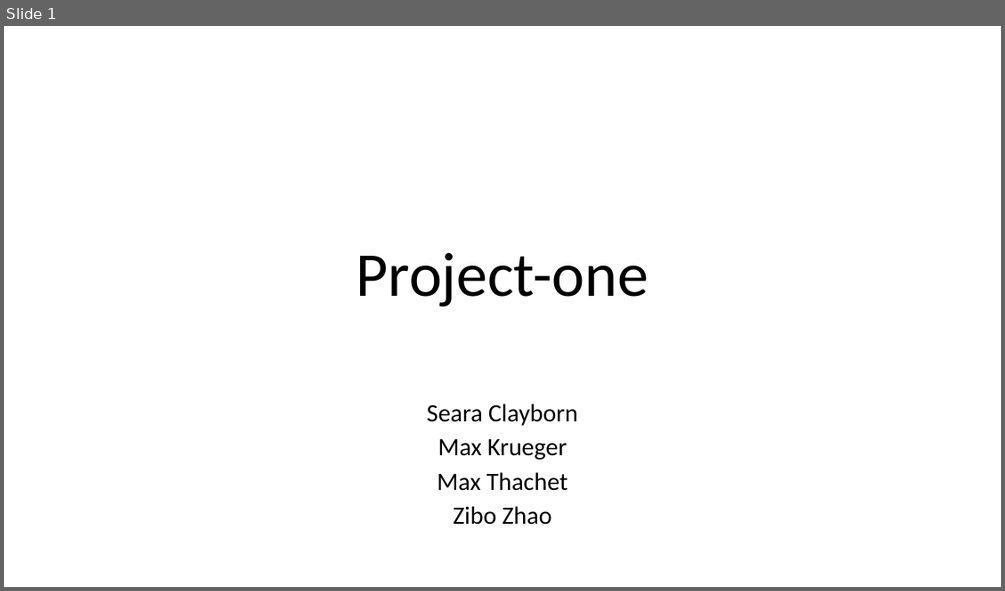
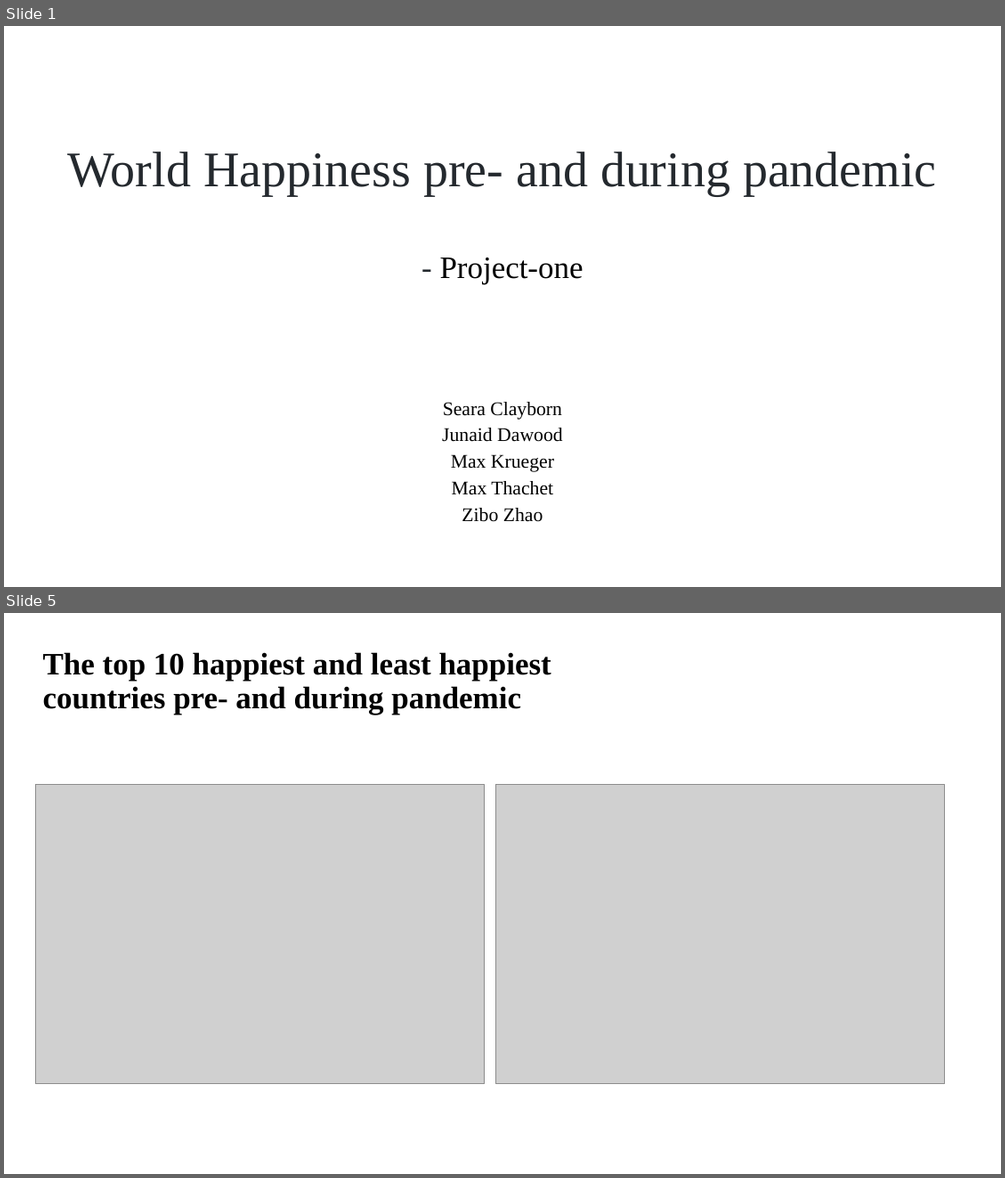
Before and after one commit to maxkrueger96/NU-Bootcamp-Data-Science-1, a slide deck: project_one.pptx. Shown one above the other, each under a label of ours: slide 1 before the commit, slides 1 and 5 after it; the slides between them are not shown. The pictures are 1005x591 and 1005x1178 pixels, drawn with LibreOffice and Linux fonts; fonts in the diff are those of the drawing; grey boxes stand for pictures. Boxes give left, top, right and bottom in pixels: in the first picture for what was removed or moved away, otherwise in the second. Text is boxed around its words. In the diff, an @@ line names an element or a change of style, - is before the commit and + after.

Commit message:
Zibo analysis update

```diff
--- a/project_one.pptx
+++ b/project_one.pptx
@@ slide 5 added at <box>4,613,1001,1174</box>, background #FFFFFF @@
@@ title added at <box>43,652,551,714</box>, 30 pt, text #000000, bold @@
+The top 10 happiest and least happiest countries pre- and during pandemic
@@ picture added at <box>35,785,484,1084</box> @@
@@ picture added at <box>496,785,945,1084</box> @@
@@ slide 1 changed as well @@
@@ title at <box>68,151,936,284</box>: text changed; size 60 to 48 pt; font Calibri to Times New Roman; text colour #000000 to #24292E @@
-Project-one
+World Happiness pre- and during pandemic
+- Project-one
@@ subtitle at <box>443,402,562,522</box>: size 24 to 18.6 pt, font Calibri to Times New Roman in "Seara Clayborn", "Max Krueger", "Max Thachet", "Zibo Zhao"; line spacing 0.8 to 0.7 @@
@@ subtitle at <box>442,427,562,442</box>: paragraph added @@
+Junaid Dawood
```
Also in this commit, not shown: 2 other slides changed, 3 other slides added, 13 other files.
